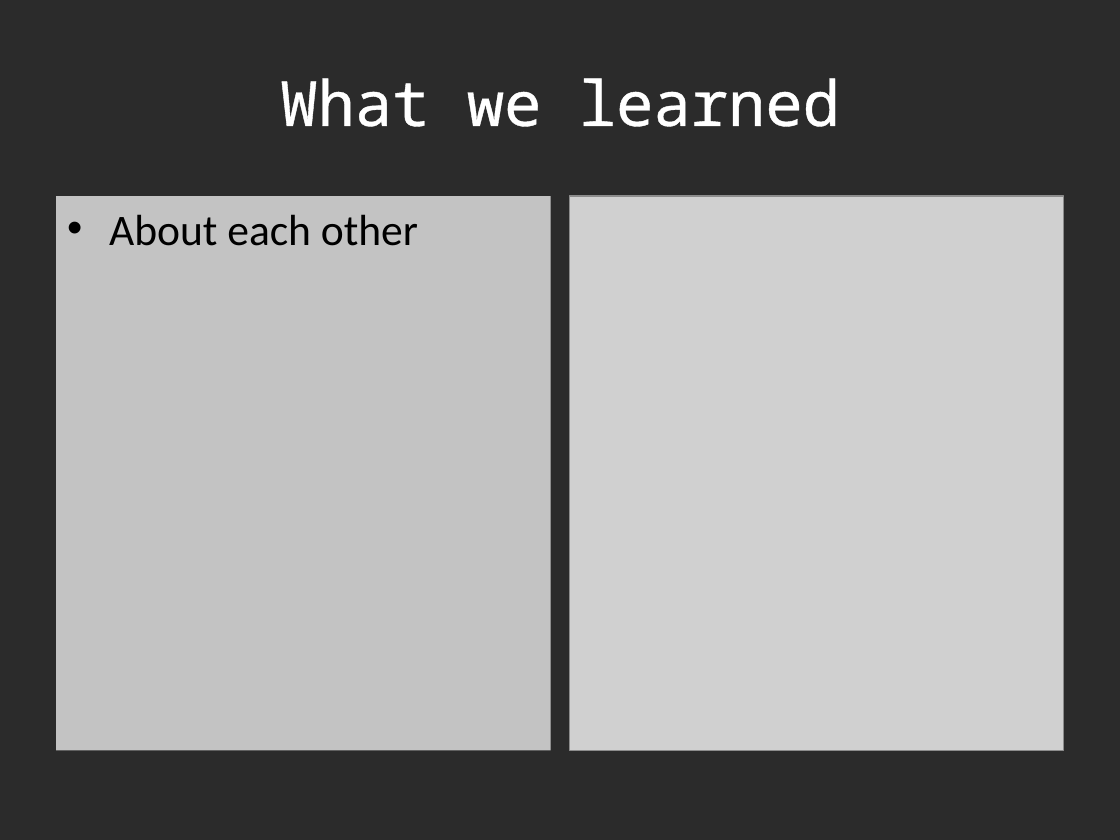
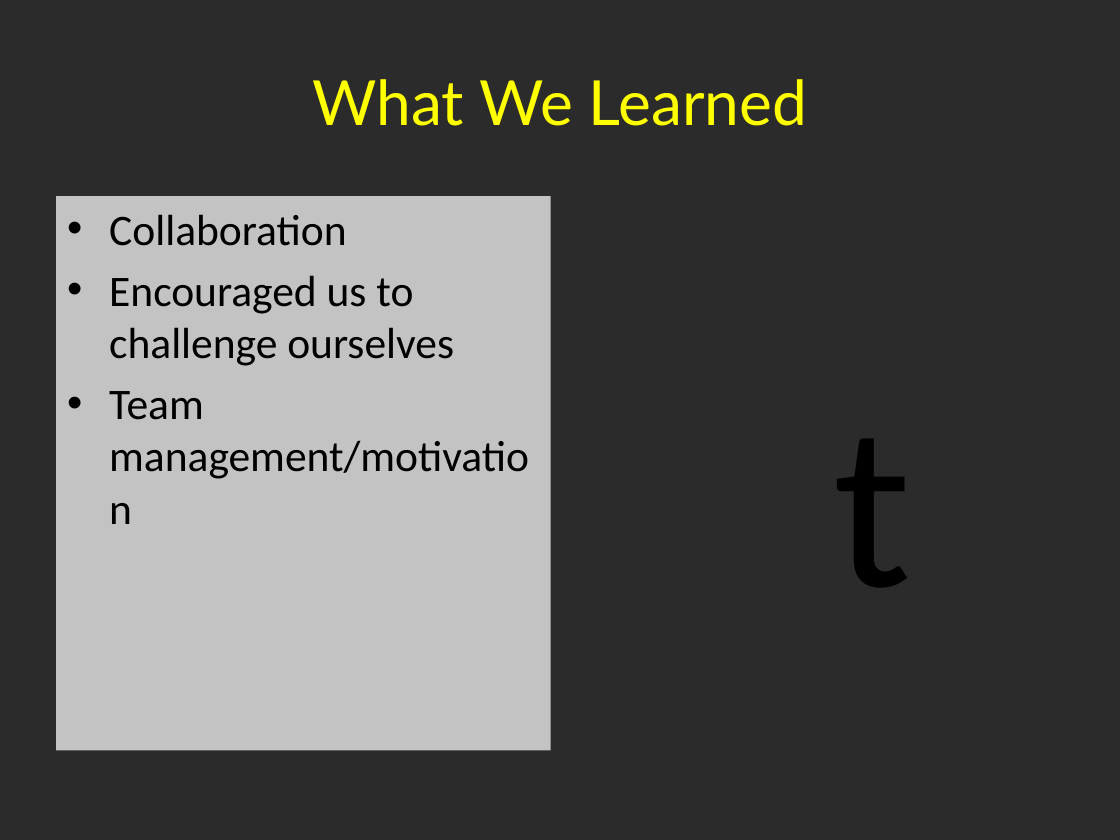
Before and after one commit to shalynnho/pokemonfactory, a slide deck: slide 5 of FactoryPresentation.pptx. Drawn at 1120x840 pixels with LibreOffice and Linux fonts; fonts in the diff are those of the drawing; grey boxes stand for pictures; background and template pictures are left out; a plain dark background stands for a picture behind light text. Boxes give left, top, right and bottom in pixels: in the first picture for what was removed or moved away, otherwise in the second. Text is boxed around its words. In the diff, an @@ line names an element or a change of style, - is before the commit and + after.

```diff
--- a/FactoryPresentation.pptx
+++ b/FactoryPresentation.pptx
@@ title at box(313, 79, 807, 126): text changed; font Noto Sans Mono to Lato; text colour #FFFFFF to #FFFF00 @@
-What we learned
+What We Learned
@@ picture removed at box(569, 196, 1064, 750) @@
@@ text at box(109, 214, 529, 479): text changed @@
-• About each other
+• Collaboration
+• Encouraged us to challenge ourselves
+• Team management/motivation
@@ text added at box(834, 439, 912, 587), 150 pt, text #000000 @@
+t
```
Also in this commit, not shown: 4 other slides changed, 3 slides added, 3 slides removed.
